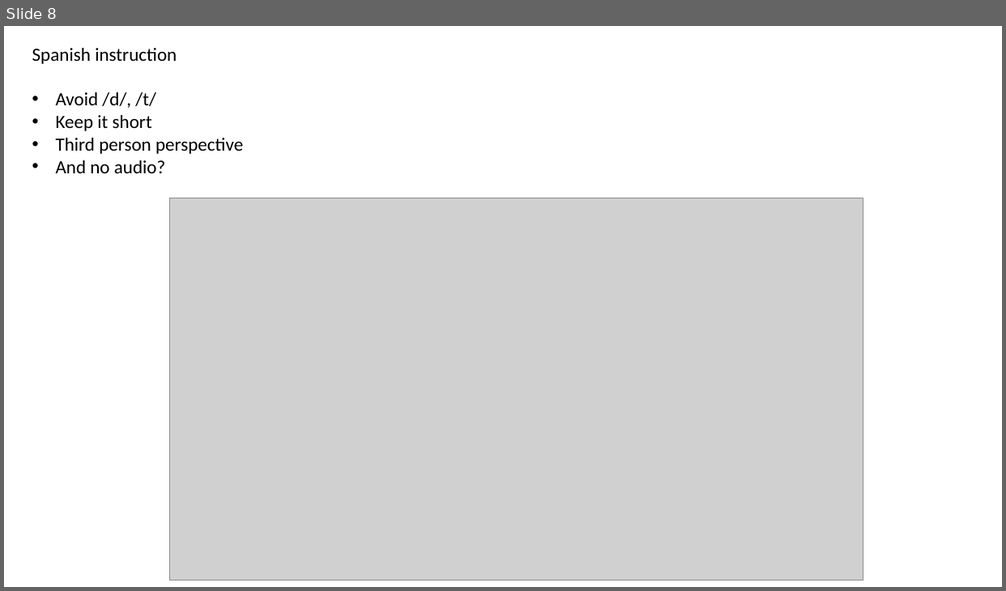
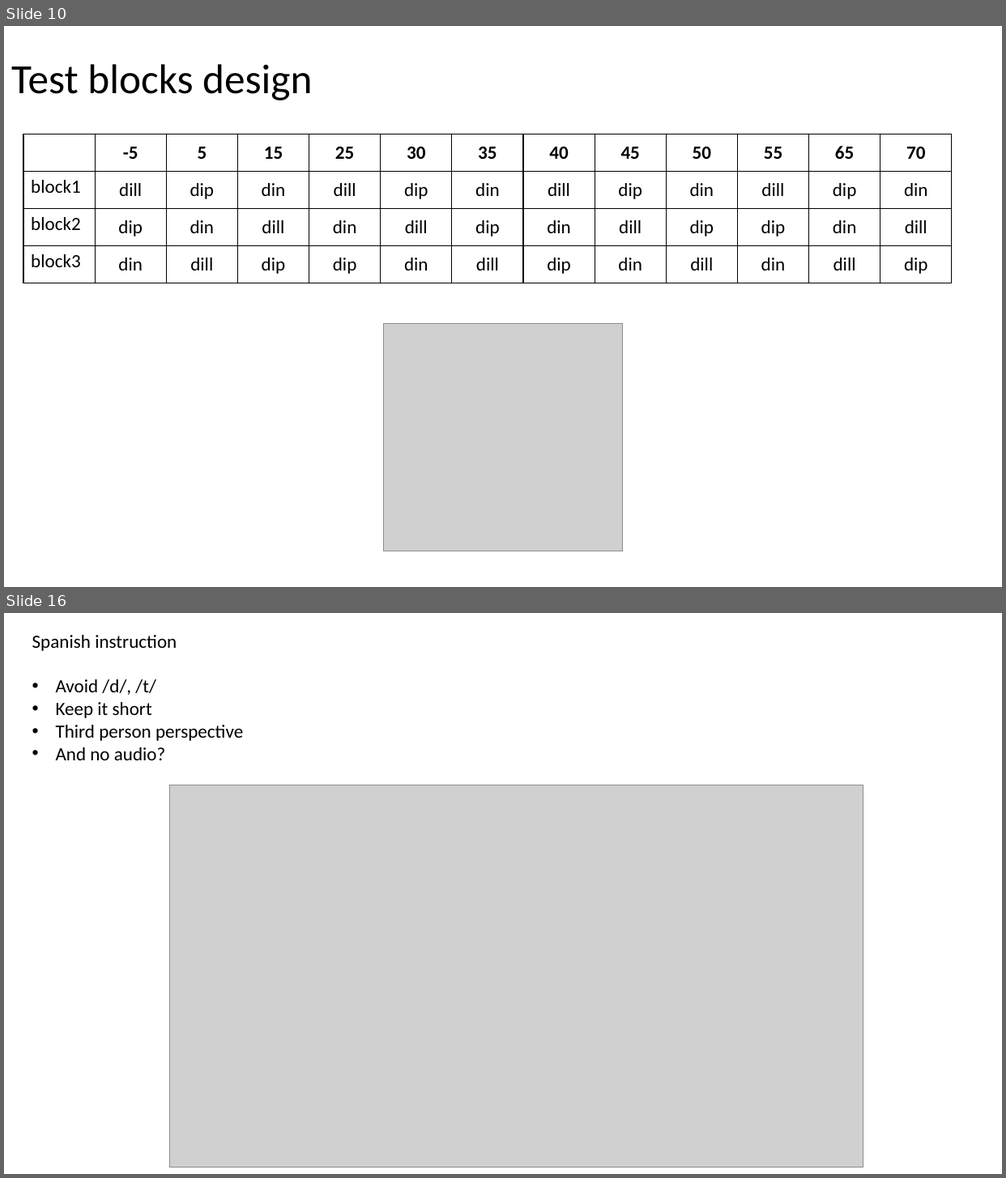
Before and after one commit to NanWang0221/Spanish-DL, a slide deck: progress-updates/20260609 updates.pptx. Shown one above the other, each under a label of ours: slide 8 before the commit, slides 10 and 16 after it; the slides between them are not shown. The pictures are 1006x591 and 1006x1178 pixels, drawn with LibreOffice and Linux fonts; fonts in the diff are those of the drawing; grey boxes stand for pictures. Boxes give left, top, right and bottom in pixels: in the first picture for what was removed or moved away, otherwise in the second. Text is boxed around its words. In the diff, an @@ line names an element or a change of style, - is before the commit and + after.

Commit message:
test block lists script update slides update

```diff
--- a/progress-updates/20260609 updates.pptx
+++ b/progress-updates/20260609 updates.pptx
@@ slide 10 added at <box>4,26,1002,587</box>, background #FFFFFF @@
@@ title added at <box>11,64,312,101</box>, 40 pt, text #000000 @@
+Test blocks design
@@ table added at <box>23,135,948,284</box>, 4 rows, 13 columns @@
+ | -5 | 5 | 15 | 25 | 30 | 35 | 40 | 45 | 50 | 55 | 65 | 70
+block1 | dill | dip | din | dill | dip | din | dill | dip | din | dill | dip | din
+block2 | dip | din | dill | din | dill | dip | din | dill | dip | dip | din | dill
+block3 | din | dill | dip | dip | din | dill | dip | din | dill | din | dill | dip
@@ picture added at <box>384,324,622,552</box> @@
@@ what was slide 8 is now slide 16 @@
```
Also in this commit, not shown: 7 other slides added, 21 other files.
